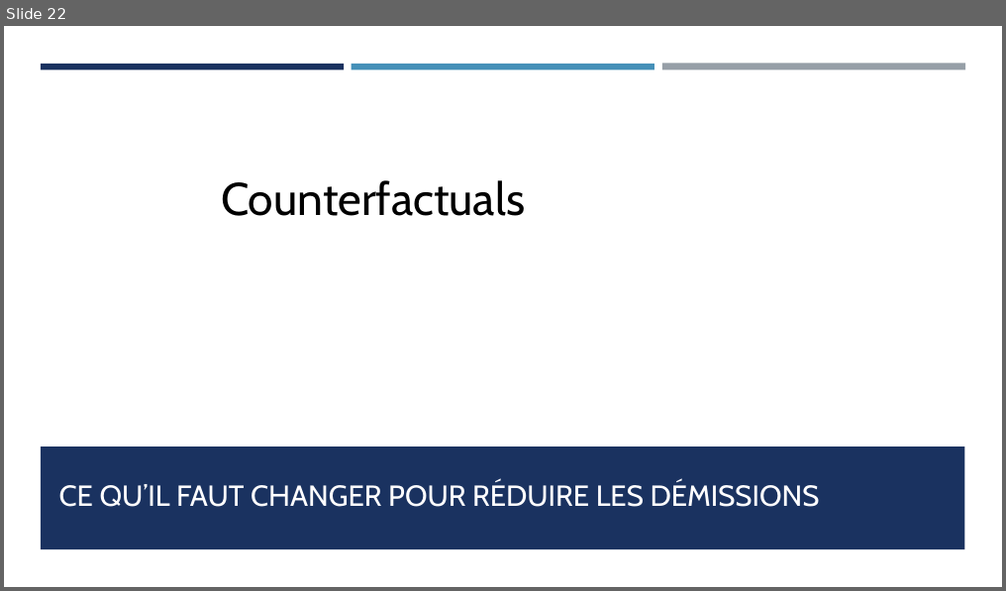
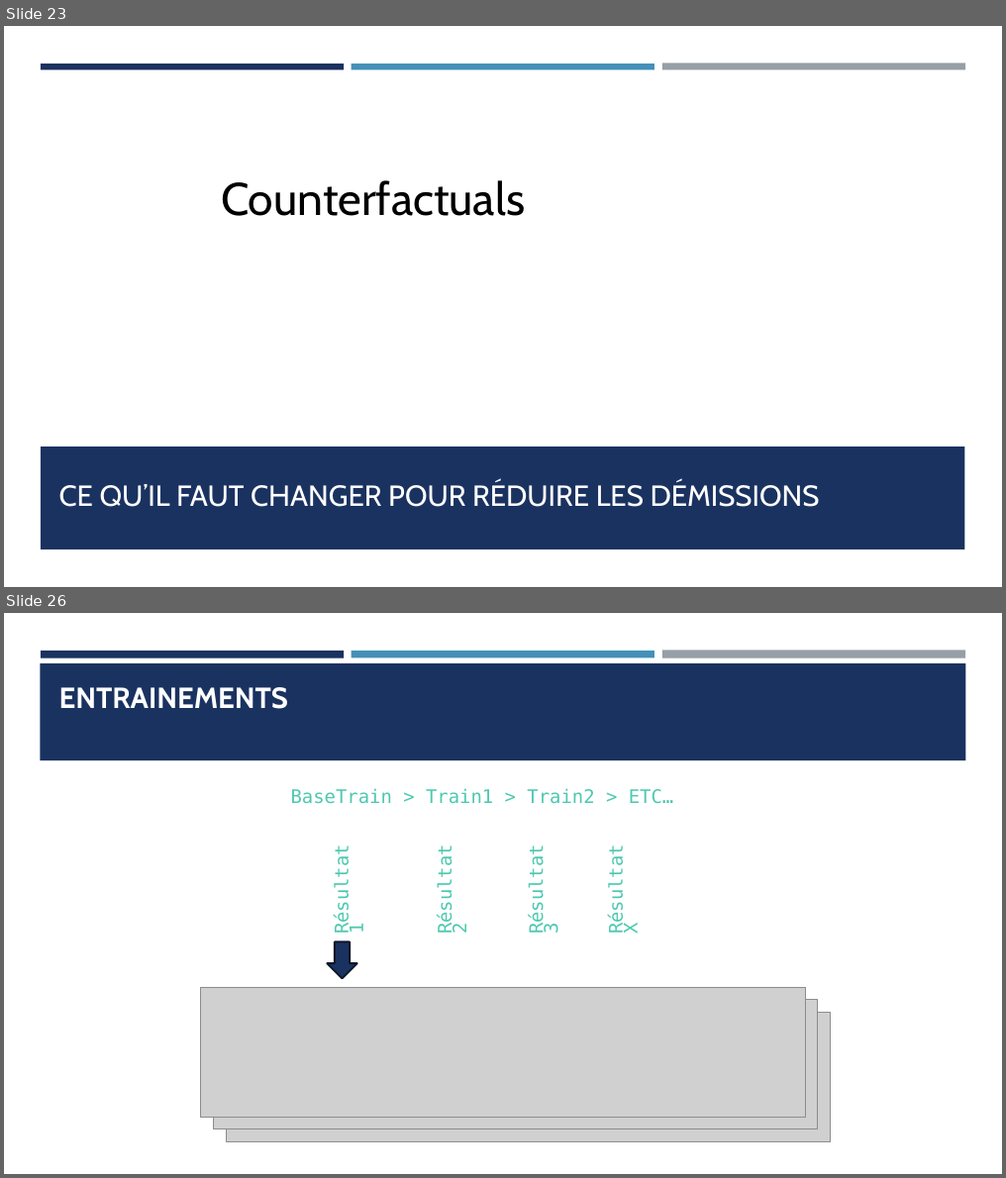
Before and after one commit to Ace4teaM/OCR-NovaTech, a slide deck: Presentation.pptx. Shown one above the other, each under a label of ours: slide 22 before the commit, slides 23 and 26 after it; the slides between them are not shown. The pictures are 1006x591 and 1006x1178 pixels, drawn with LibreOffice and Linux fonts; fonts in the diff are those of the drawing; grey boxes stand for pictures. Boxes give left, top, right and bottom in pixels: in the first picture for what was removed or moved away, otherwise in the second. Text is boxed around its words. In the diff, an @@ line names an element or a change of style, - is before the commit and + after.

```diff
--- a/Presentation.pptx
+++ b/Presentation.pptx
@@ slide 26 added at [4, 613, 1002, 1174], background #FFFFFF; not listed: 3 template elements that a slide beside it also shows @@
@@ rectangle added at [40, 663, 966, 761], fill #1A3260 @@
@@ title added at [59, 687, 288, 709], 28 pt, text #FFFFFF, bold @@
+ENTRAINEMENTS
@@ group added at [291, 788, 674, 934]: 5 texts @@
+BaseTrain > Train1 > Train2 > ETC…
+Résultat 2
+Résultat 1
+Résultat 3
+Résultat X
@@ down arrow added at [328, 943, 357, 979], fill #1A3260, outline #0B162A 1.75 pt @@
@@ picture added at [201, 987, 805, 1117] @@
@@ picture added at [214, 1000, 818, 1130] @@
@@ picture added at [226, 1012, 830, 1142] @@
@@ what was slide 22 is now slide 23 @@
```
Also in this commit, not shown: 6 slides changed, 8 other slides added, 4 slides removed, 6 other files.
